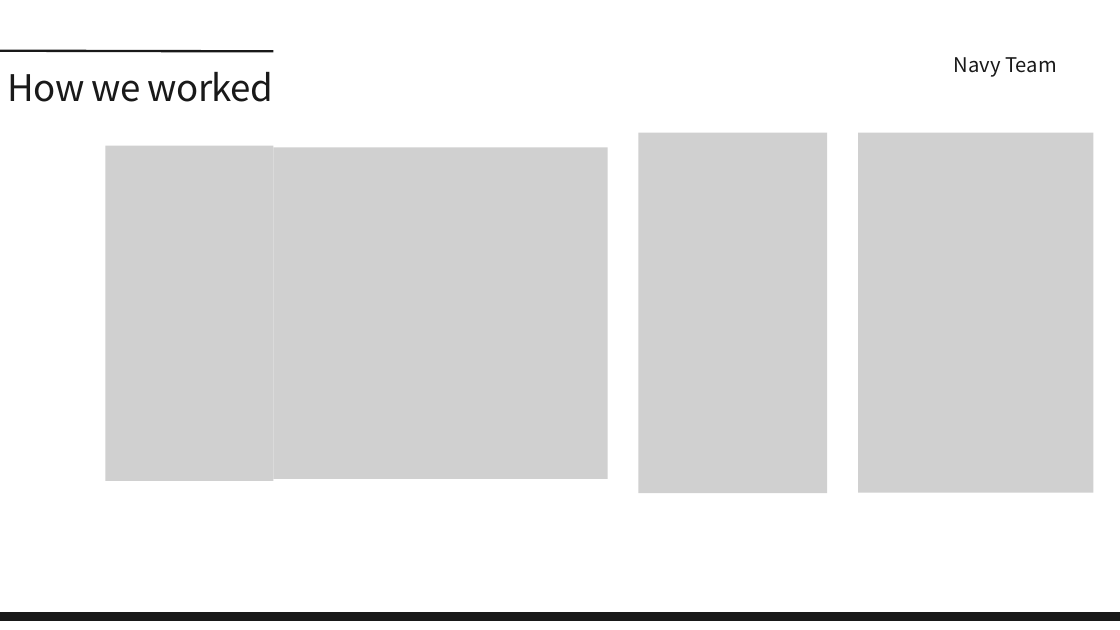
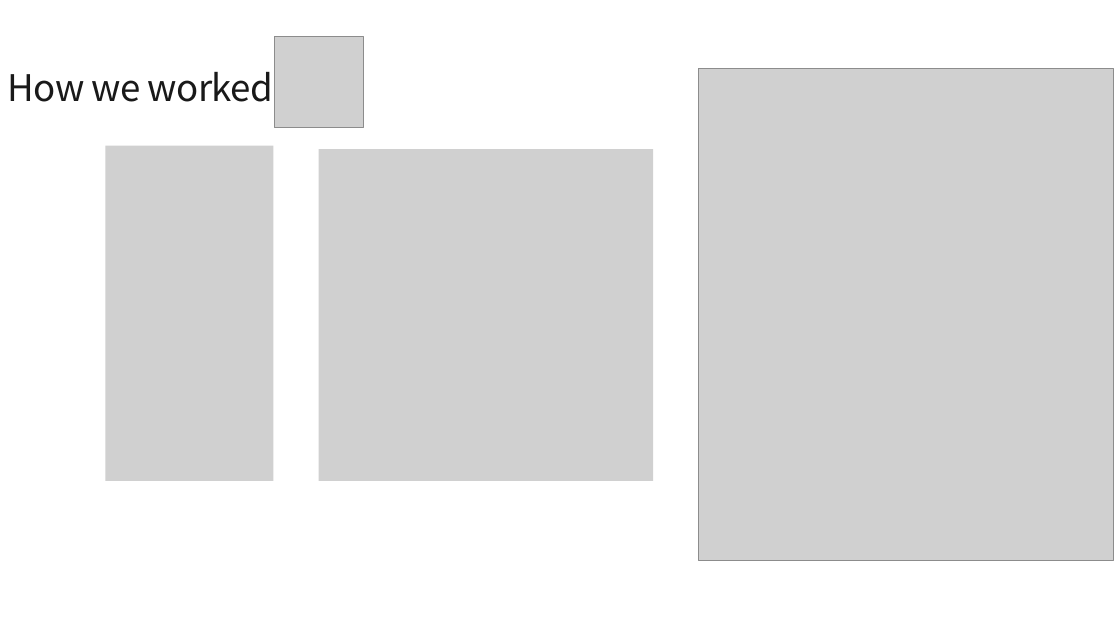
Before and after one commit to Hyunsoo1030/332project, a slide deck: slide 3 of CS332_Project_Presentation_Navy_Revised.pptx. Drawn at 1120x630 pixels with LibreOffice and Linux fonts; fonts in the diff are those of the drawing; grey boxes stand for pictures. Boxes give left, top, right and bottom in pixels: in the first picture for what was removed or moved away, otherwise in the second. Text is boxed around its words. In the diff, an @@ line names an element or a change of style, - is before the commit and + after.

```diff
--- a/CS332_Project_Presentation_Navy_Revised.pptx
+++ b/CS332_Project_Presentation_Navy_Revised.pptx
@@ line removed from (0, 51) to (273, 52) @@
@@ picture added at box(274, 36, 363, 128) @@
@@ text removed at box(954, 57, 1057, 77) @@
-Navy Team
@@ picture added at box(698, 68, 1113, 560) @@
@@ picture: place and size @@
-picture at box(273, 147, 608, 479)
+picture at box(319, 149, 653, 480)
@@ picture removed at box(638, 133, 827, 493) @@
@@ picture removed at box(858, 133, 1093, 493) @@
@@ freeform shape removed at box(0, 613, 1120, 620) @@
```
Also in this commit, not shown: 2 other slides changed, 2 slides added.
